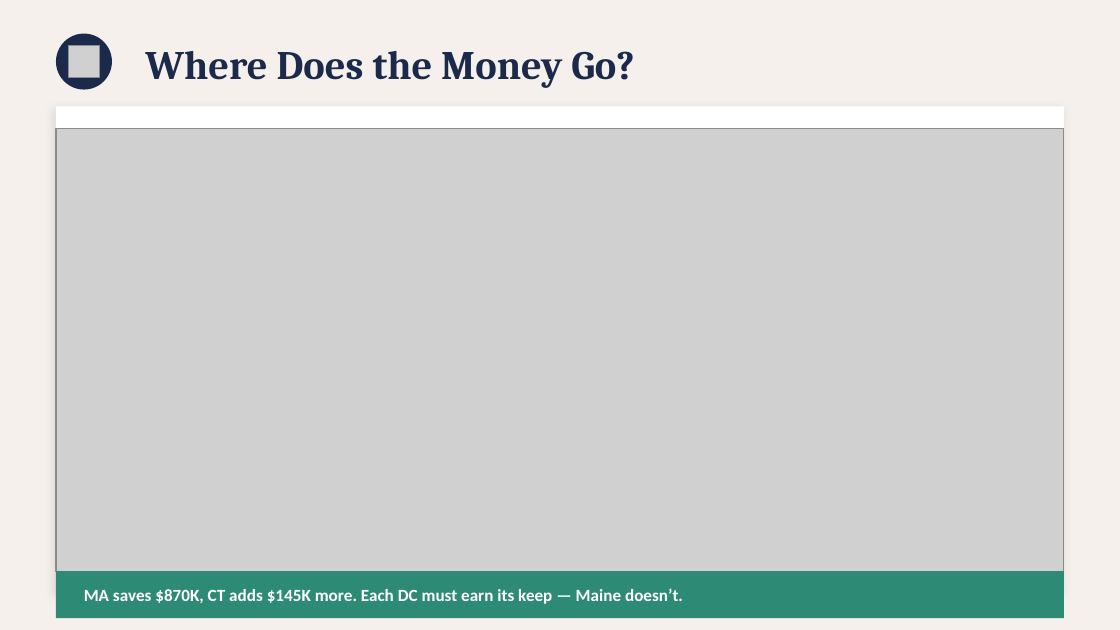
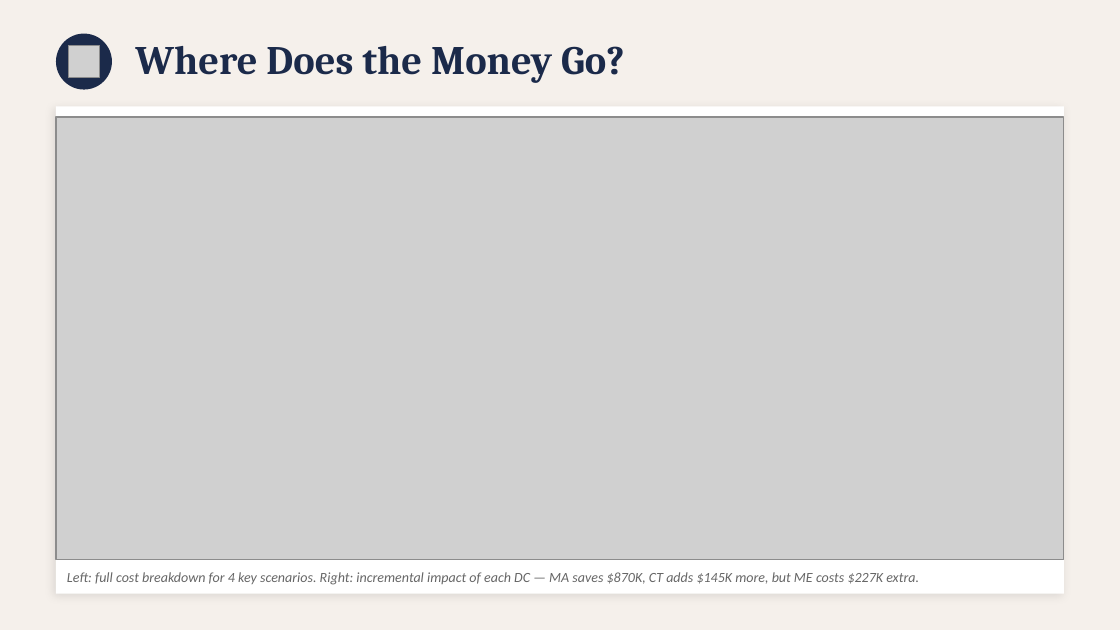
Before and after one commit to DanielRegaladoUMiami/CanDi-Supply-Chain-Design, a slide deck: slide 7 of CanDi_Supply_Chain_Presentation.pptx (slide 6 before the commit). Drawn at 1120x630 pixels with LibreOffice and Linux fonts; fonts in the diff are those of the drawing; grey boxes stand for pictures. Boxes give left, top, right and bottom in pixels: in the first picture for what was removed or moved away, otherwise in the second. Text is boxed around its words. In the diff, an @@ line names an element or a change of style, - is before the commit and + after.

```diff
--- a/CanDi_Supply_Chain_Presentation.pptx
+++ b/CanDi_Supply_Chain_Presentation.pptx
@@ text "Where Does the Money Go?": place and size @@
-text "Where Does the Money Go?" at bbox=[145, 51, 634, 88]
+text "Where Does the Money Go?" at bbox=[135, 46, 624, 83]
@@ picture: place and size @@
-picture at bbox=[56, 129, 1064, 572]
+picture at bbox=[56, 116, 1064, 560]
@@ rectangle removed at bbox=[56, 571, 1064, 618] @@
@@ text at bbox=[67, 572, 919, 585]: text changed; size 11 to 9 pt; text colour #FFFFFF to #666666; bold off; italic on @@
-MA saves $870K, CT adds $145K more. Each DC must earn its keep — Maine doesn’t.
+Left: full cost breakdown for 4 key scenarios. Right: incremental impact of each DC — MA saves $870K, CT adds $145K more, but ME costs $227K extra.
```
Also in this commit, not shown: 7 other slides changed, 1 other file.
